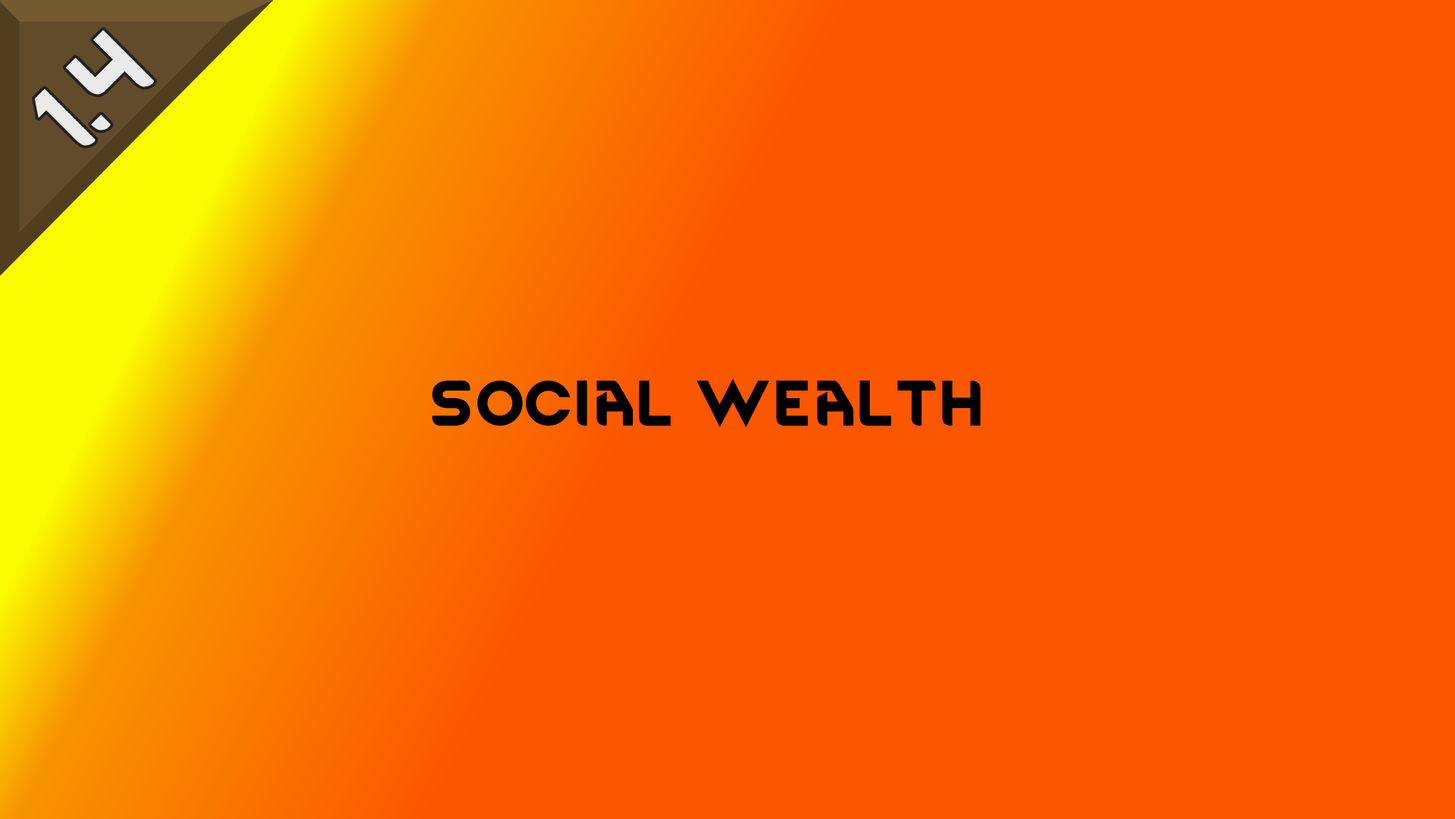
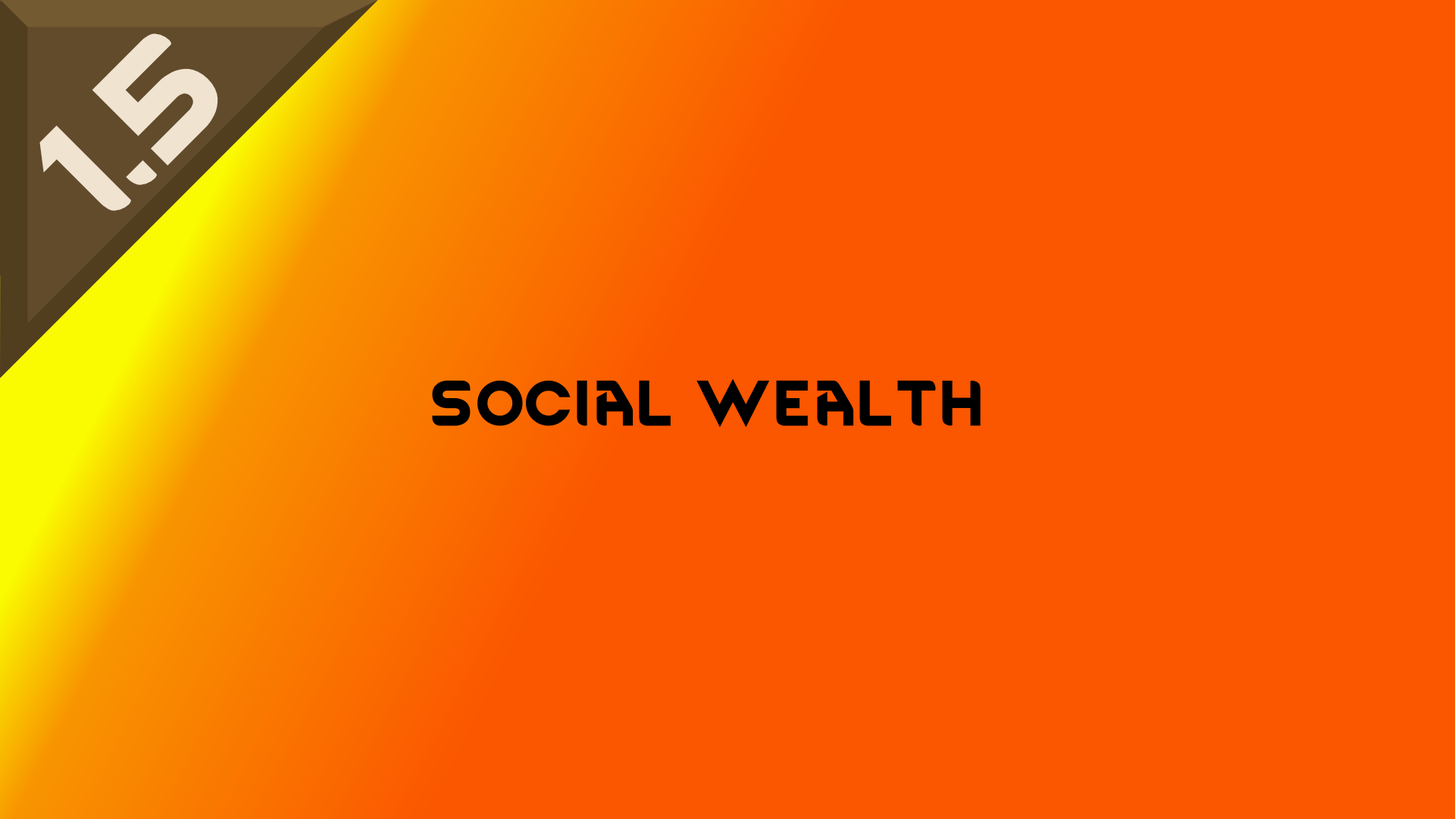
Revision of a layered 1455 × 819 image; what changed, layer by layer:
added layer "Paint Layer 3 (pasted)" above "1.4.png" over [0, 0, 379, 379]
painted on "1.4.png" over [0, 0, 331, 332]
painted on "Background" over [0, 0, 379, 379]
